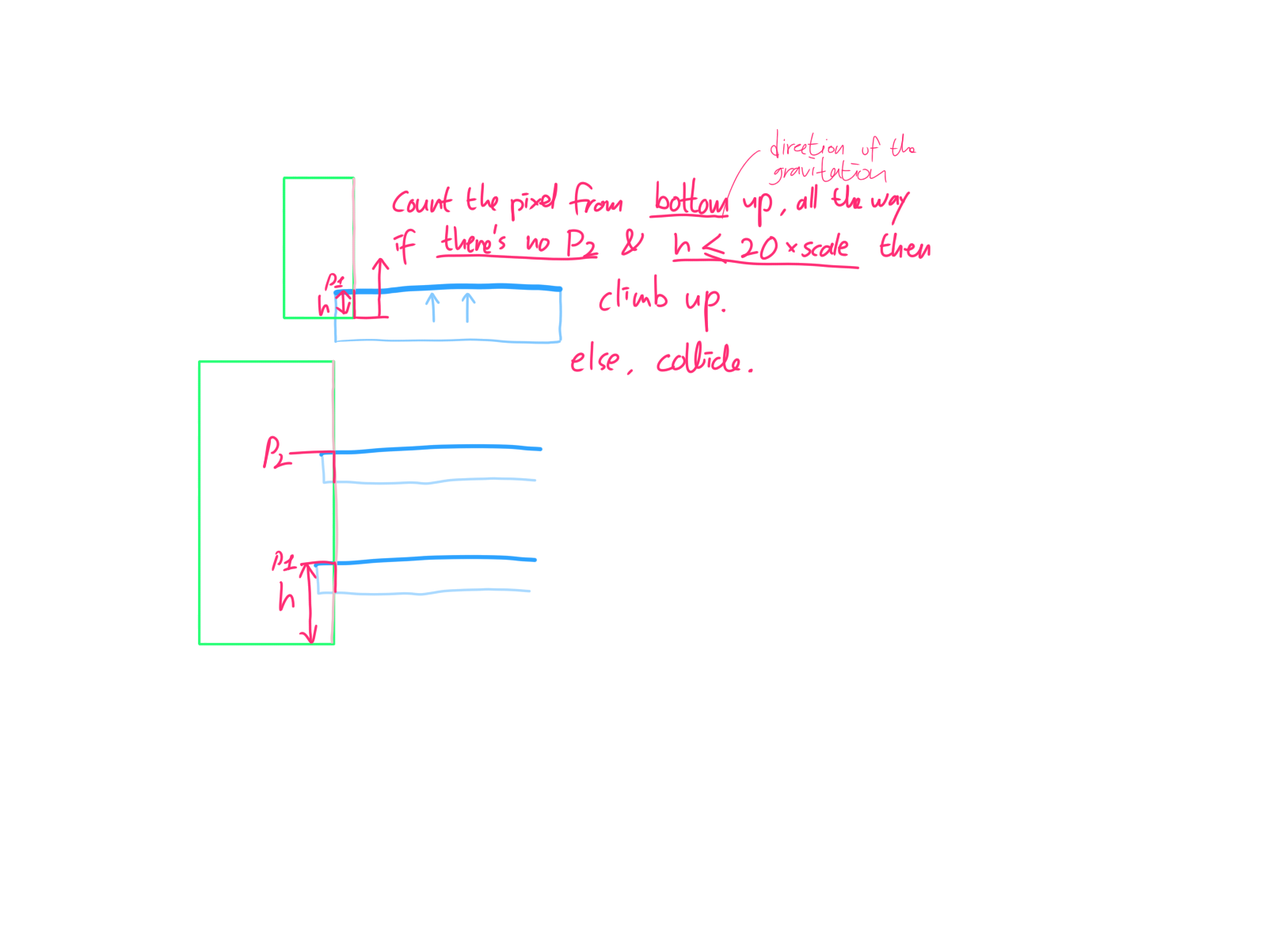
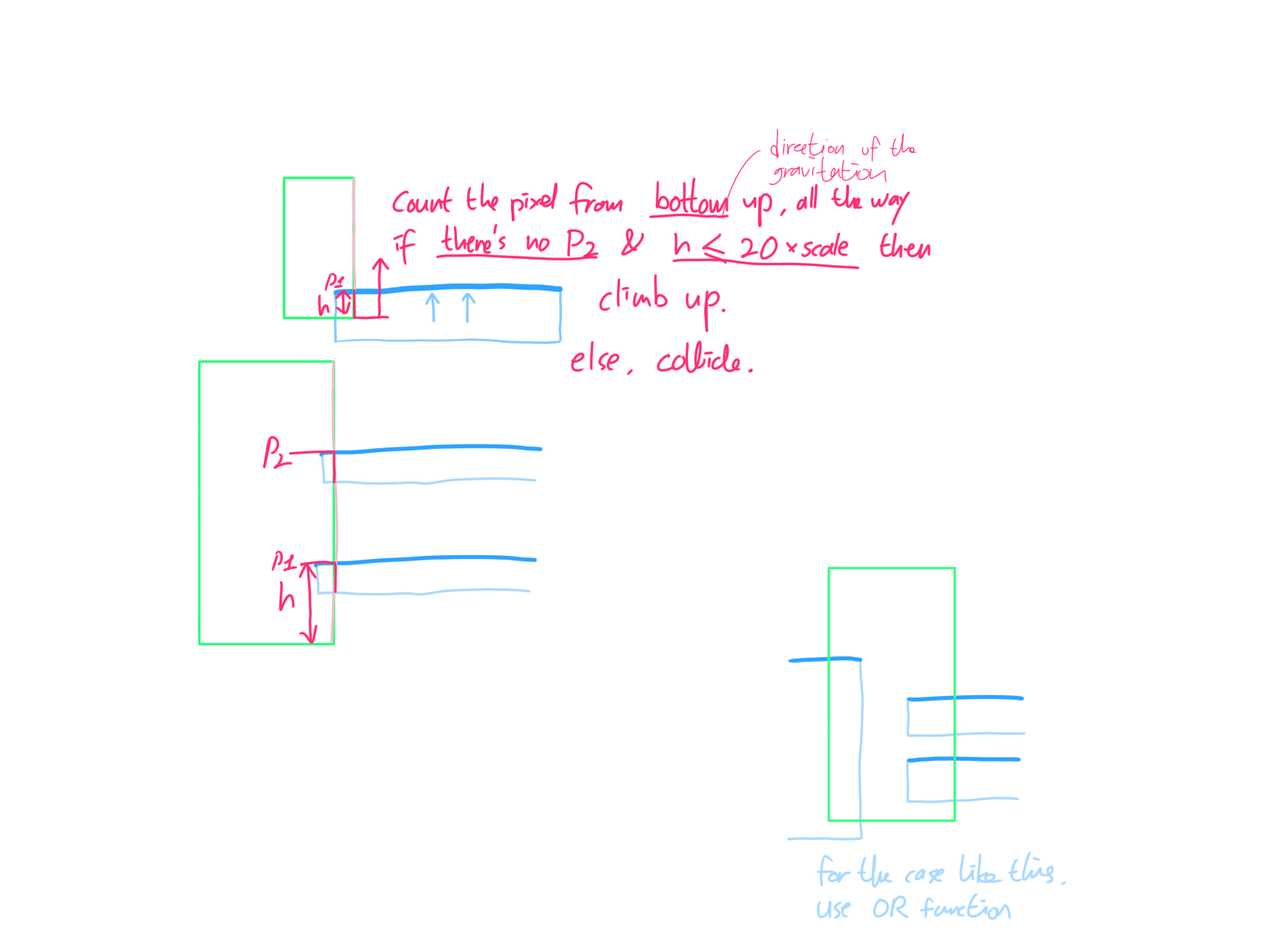
Layer changes from the first 1267 × 950 image to the second:
painted on "Layer 6" over [792, 566, 957, 659]
painted on "Layer 3" over [786, 566, 997, 903]
renamed "Layer 7(pasted)" to "Layer 7", painted on it over [786, 566, 1067, 920]
